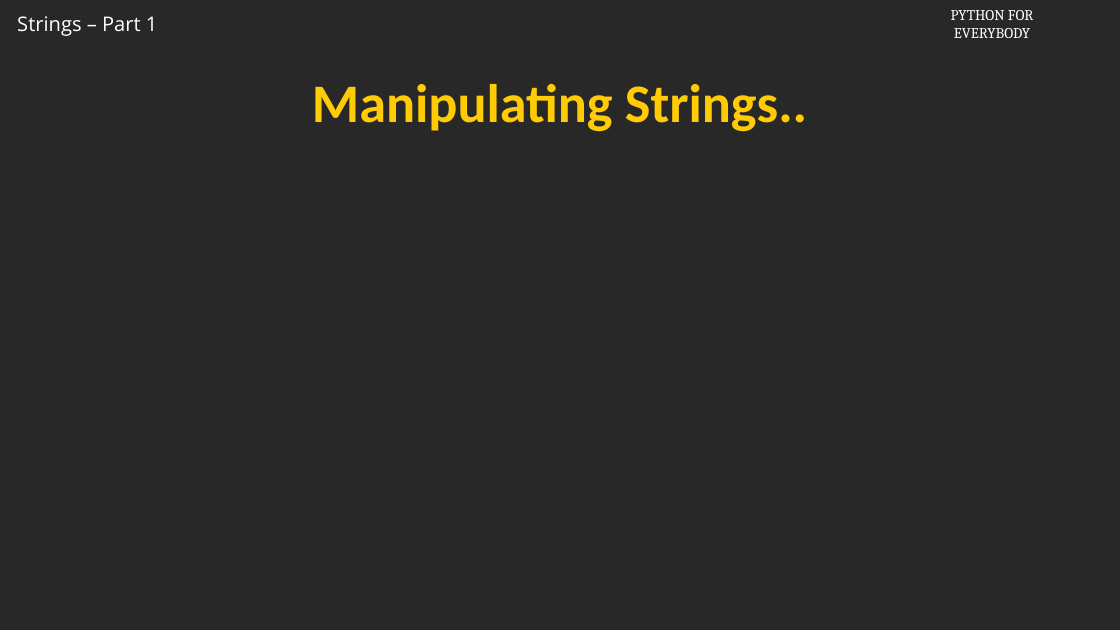
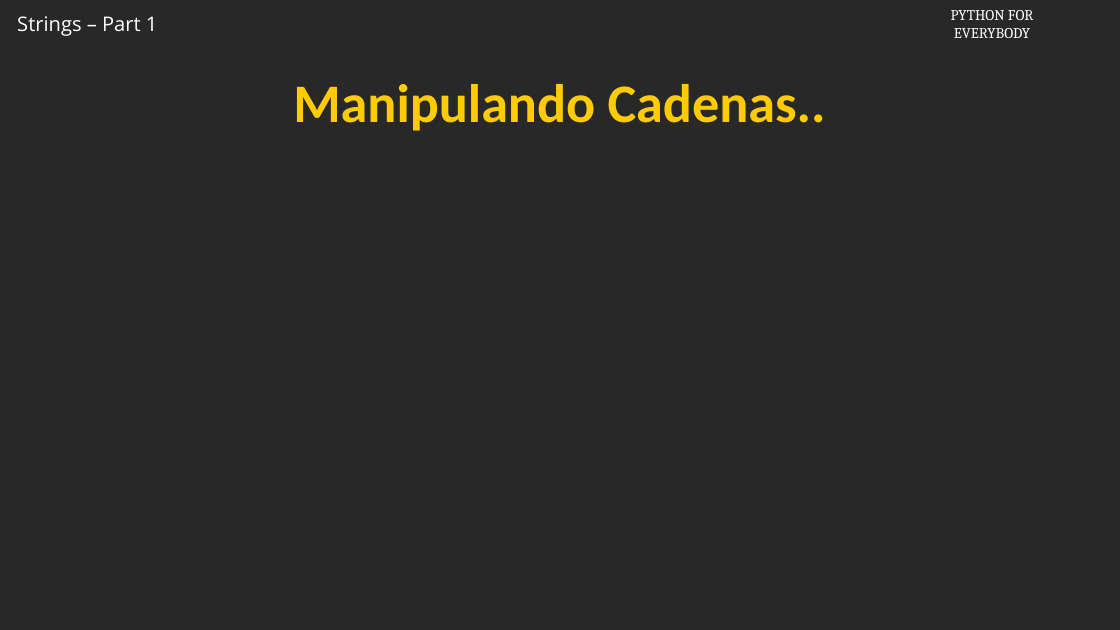
Before and after one commit to csev/py4e, a slide deck: slide 17 of ai/6.1.pptx. Drawn at 1120x630 pixels with LibreOffice and Linux fonts; fonts in the diff are those of the drawing; background and template pictures are left out. Boxes give left, top, right and bottom in pixels: in the first picture for what was removed or moved away, otherwise in the second. Text is boxed around its words. In the diff, an @@ line names an element or a change of style, - is before the commit and + after.

```diff
--- a/ai/6.1.pptx
+++ b/ai/6.1.pptx
@@ title at [293, 84, 826, 131]: text changed @@
-Manipulating Strings..
+Manipulando Cadenas..
```
Also in this commit, not shown: 16 other slides changed, 1 slide added, 1 slide removed.
